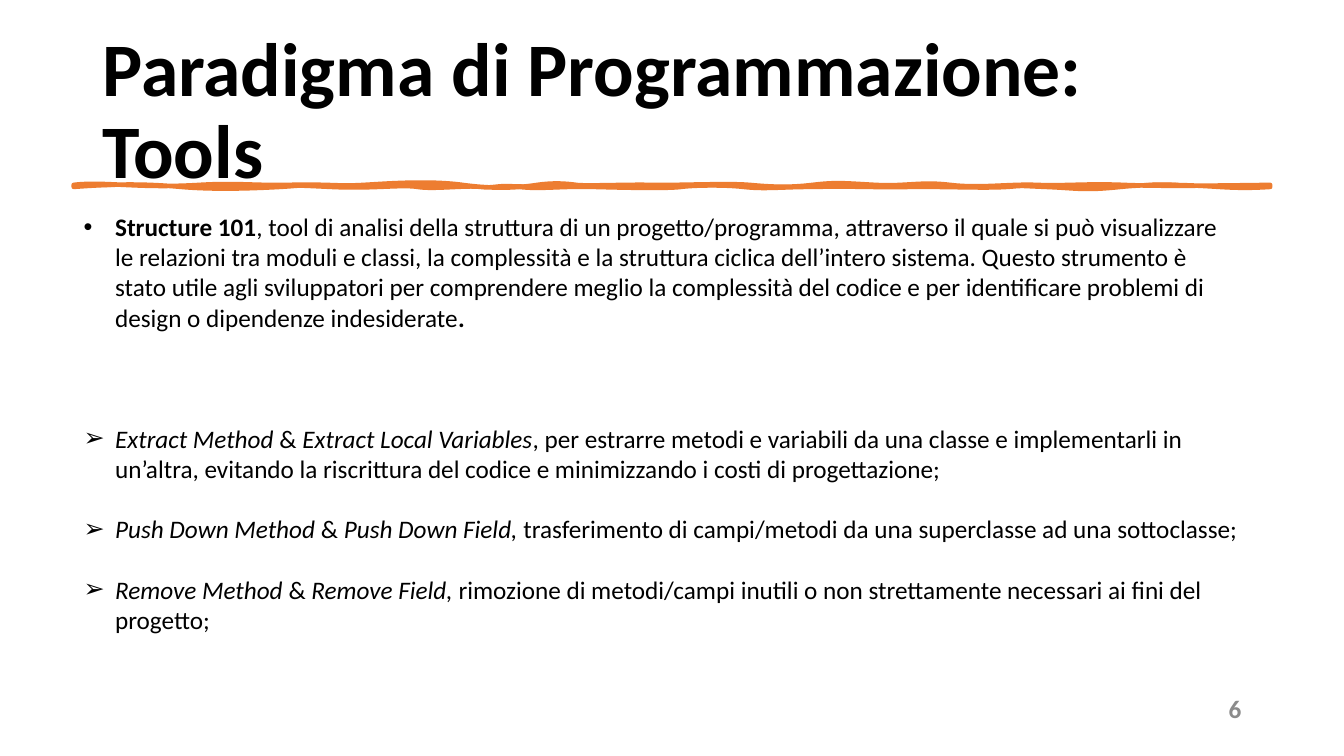
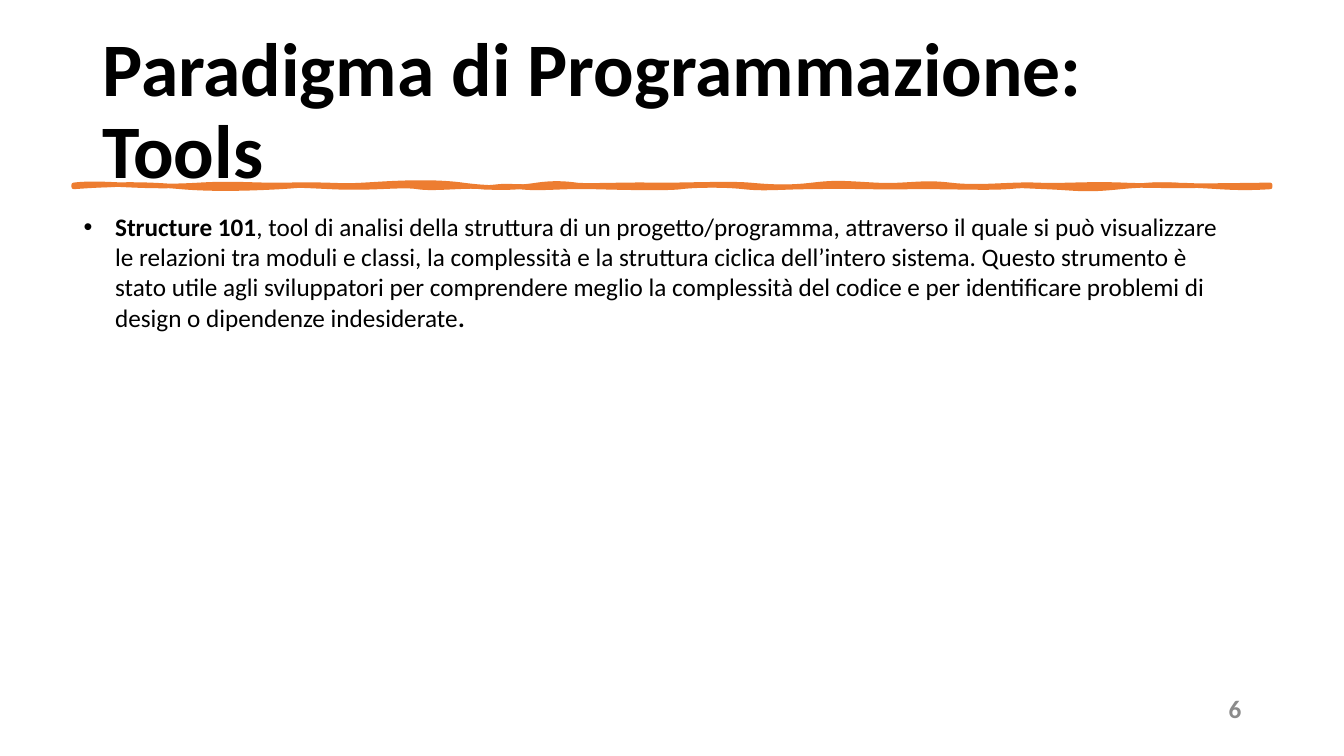
Before and after one commit to mangilimatteo/Progetto_Ingegneria_Software_Cattaneo_Mangili_Saini, a slide deck: slide 6 of Presentazione/Presentazione_Progetto.pptx. Drawn at 1344x756 pixels with LibreOffice and Linux fonts; fonts in the diff are those of the drawing. Boxes give left, top, right and bottom in pixels: in the first picture for what was removed or moved away, otherwise in the second. Text is boxed around its words. In the diff, an @@ line names an element or a change of style, - is before the commit and + after.

Commit message:
Update Presentazione progetto
Manutenzione e Refactoring

```diff
--- a/Presentazione/Presentazione_Progetto.pptx
+++ b/Presentazione/Presentazione_Progetto.pptx
@@ text at (115,430,1237,634): paragraphs removed @@
-➢ Extract Method & Extract Local Variables, per estrarre metodi e variabili da una classe e implementarli in un’altra, evitando la riscrittura del codice e minimizzando i costi di progettazione;
-➢ Push Down Method & Push Down Field, trasferimento di campi/metodi da una superclasse ad una sottoclasse;
-➢ Remove Method & Remove Field, rimozione di metodi/campi inutili o non strettamente necessari ai fini del progetto;
```
Also in this commit, not shown: 6 other slides changed, 1 slide added.
